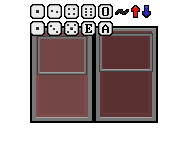
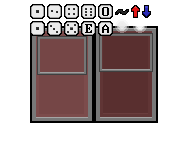
Layered file, before and after one edit (181x144). Changes by layer:
added layer "effect2" above "effect1" over [133, 26, 147, 33]
added layer "effect1" above "down" over [115, 19, 129, 33]
